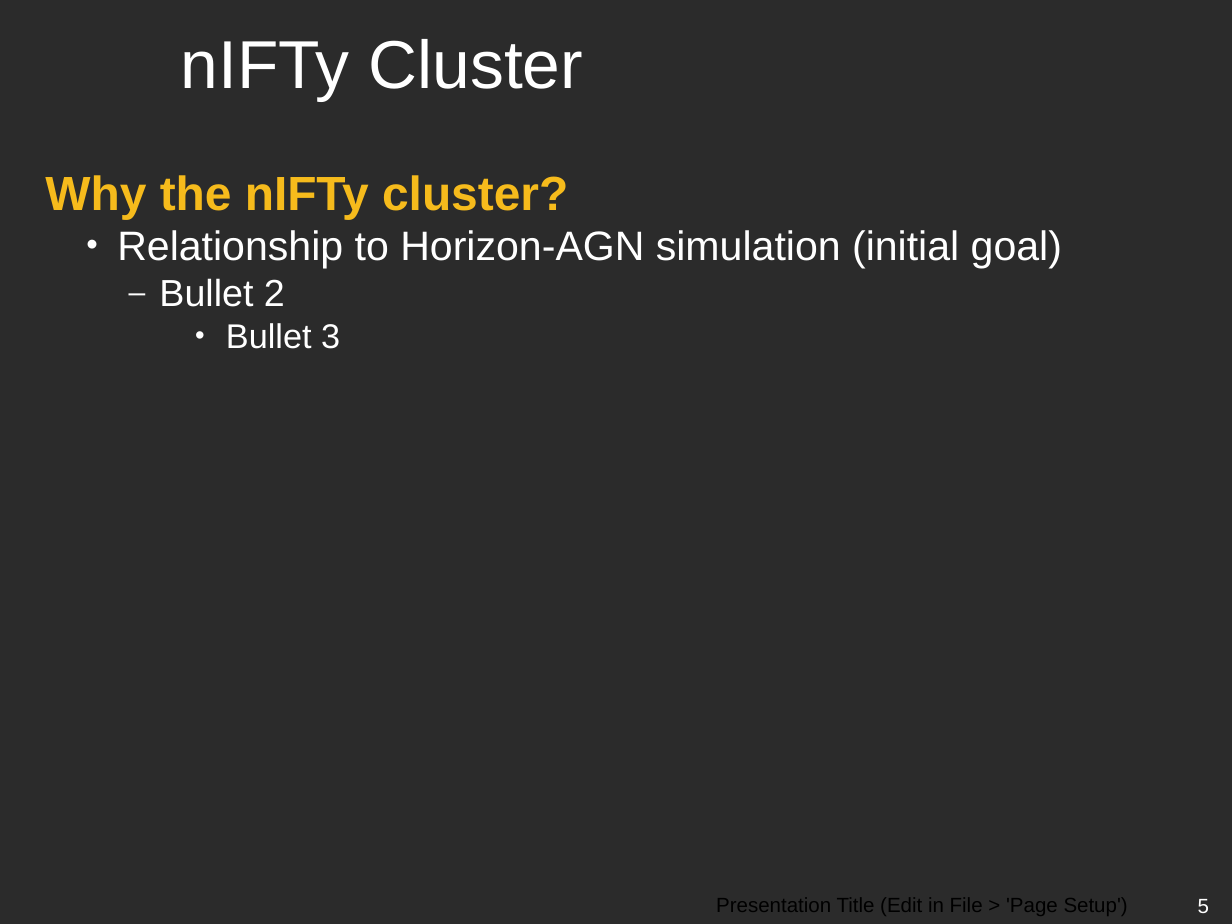
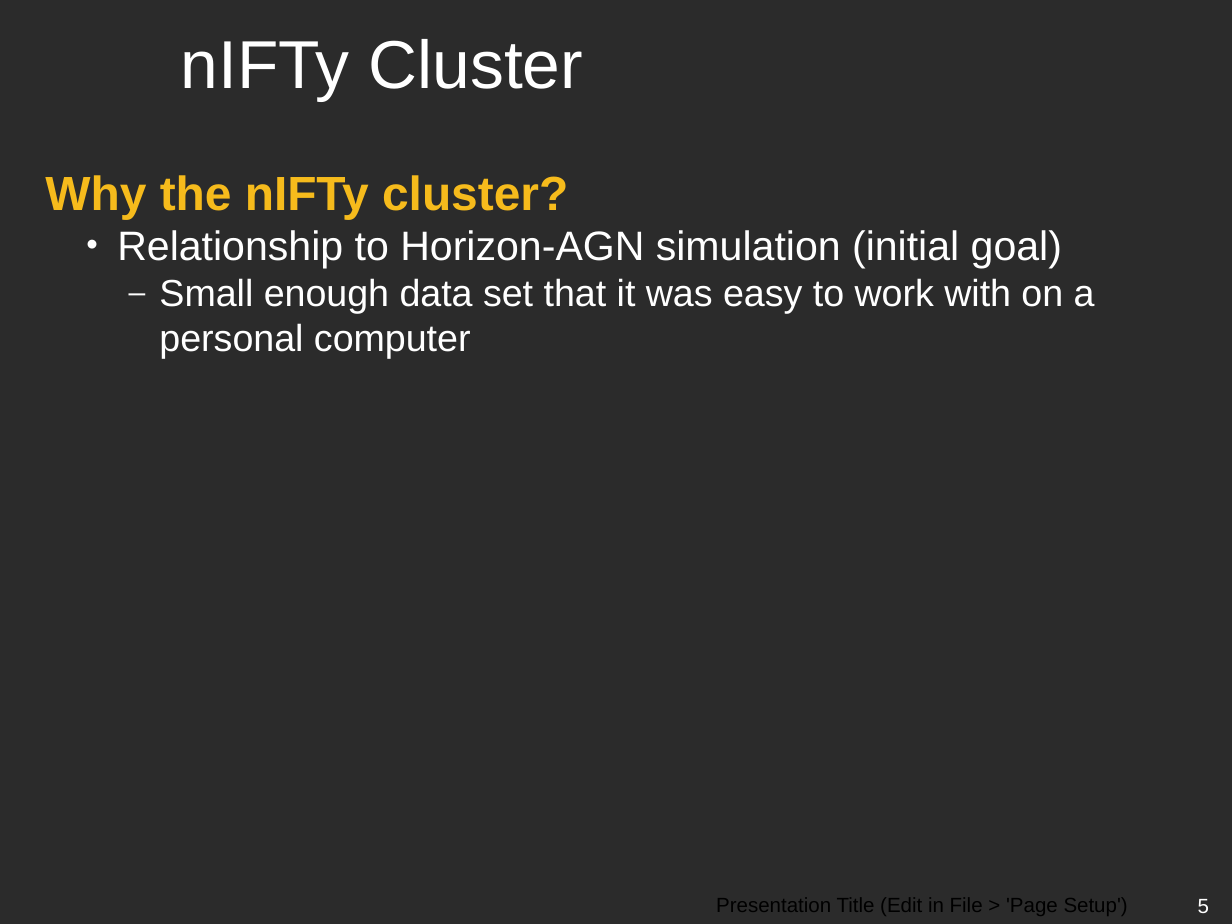
Before and after one commit to emilyhackett/icrar_report, a slide deck: slide 5 of ICRAR-Black-Powerpoint.pptx. Drawn at 1232x924 pixels with LibreOffice and Linux fonts; fonts in the diff are those of the drawing; background and template pictures are left out; a plain dark background stands for a picture behind light text. Boxes give left, top, right and bottom in pixels: in the first picture for what was removed or moved away, otherwise in the second. Text is boxed around its words. In the diff, an @@ line names an element or a change of style, - is before the commit and + after.

```diff
--- a/ICRAR-Black-Powerpoint.pptx
+++ b/ICRAR-Black-Powerpoint.pptx
@@ text at (159,278,1095,359): text changed @@
-      – Bullet 2
-        • Bullet 3
+      – Small enough data set that it was easy to work with on a personal computer
```
Also in this commit, not shown: 1 other slide changed.
